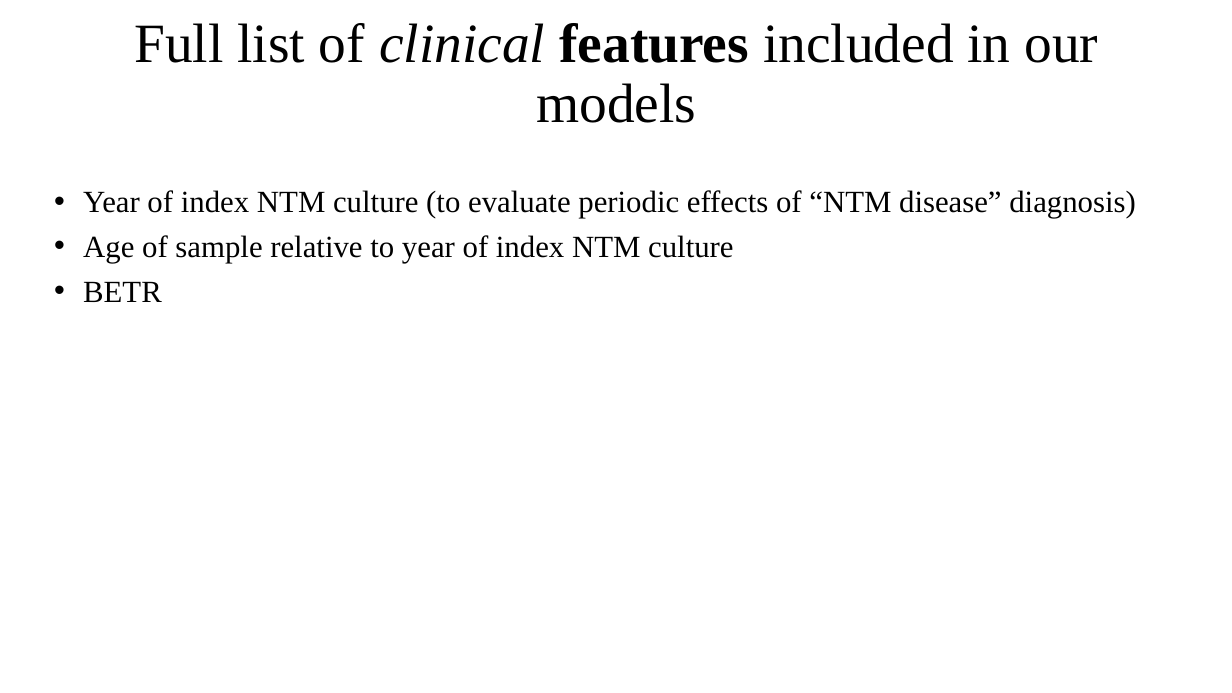
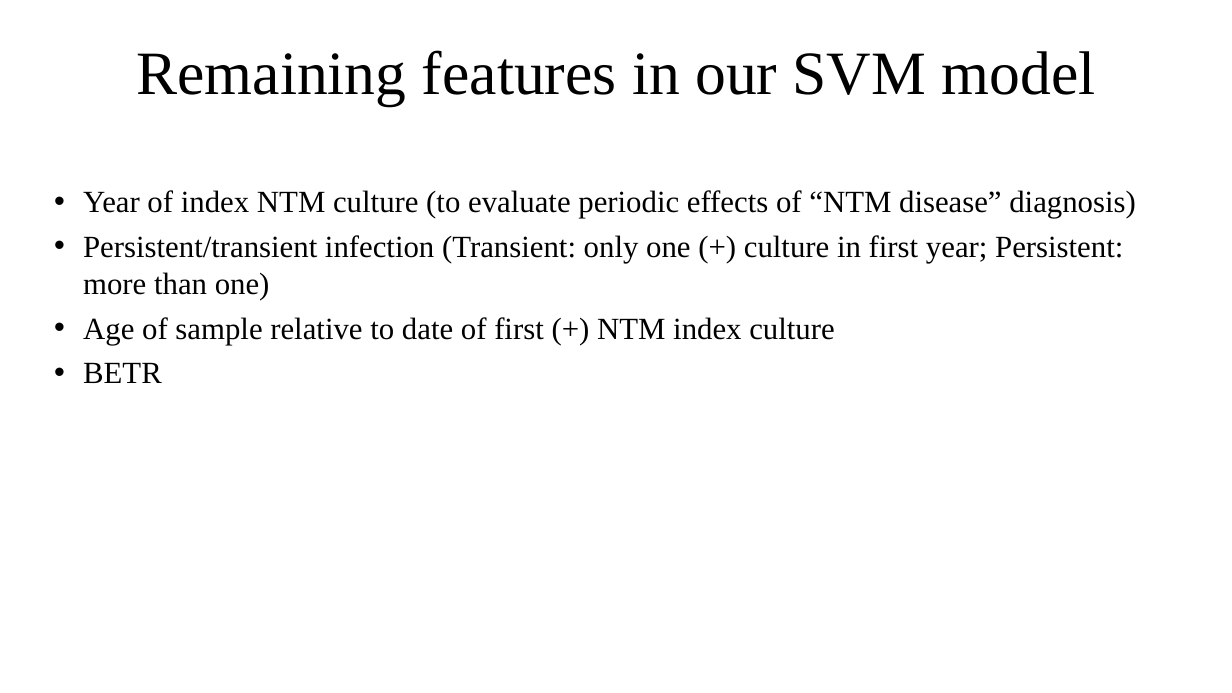
Before and after one commit to um-cf-microbiome/ml4cf, a slide deck: slide 6 of figures/src_files/NTM_Update_3_5_18.pptx. Drawn at 1232x693 pixels with LibreOffice and Linux fonts; fonts in the diff are those of the drawing. Boxes give left, top, right and bottom in pixels: in the first picture for what was removed or moved away, otherwise in the second. Text is boxed around its words. In the diff, an @@ line names an element or a change of style, - is before the commit and + after.

```diff
--- a/figures/src_files/NTM_Update_3_5_18.pptx
+++ b/figures/src_files/NTM_Update_3_5_18.pptx
@@ title at (x1=137, y1=50, x2=1096, y2=106): text changed; size 43.2 to 48 pt @@
-Full list of clinical features included in our models
+Remaining features in our SVM model
@@ text at (x1=83, y1=235, x2=1123, y2=345): text changed @@
-• Age of sample relative to year of index NTM culture
+• Persistent/transient infection (Transient: only one (+) culture in first year; Persistent: more than one)
+• Age of sample relative to date of first (+) NTM index culture
```
Also in this commit, not shown: 6 other slides changed, 3 slides added, 1 slide removed, 4 other files.
